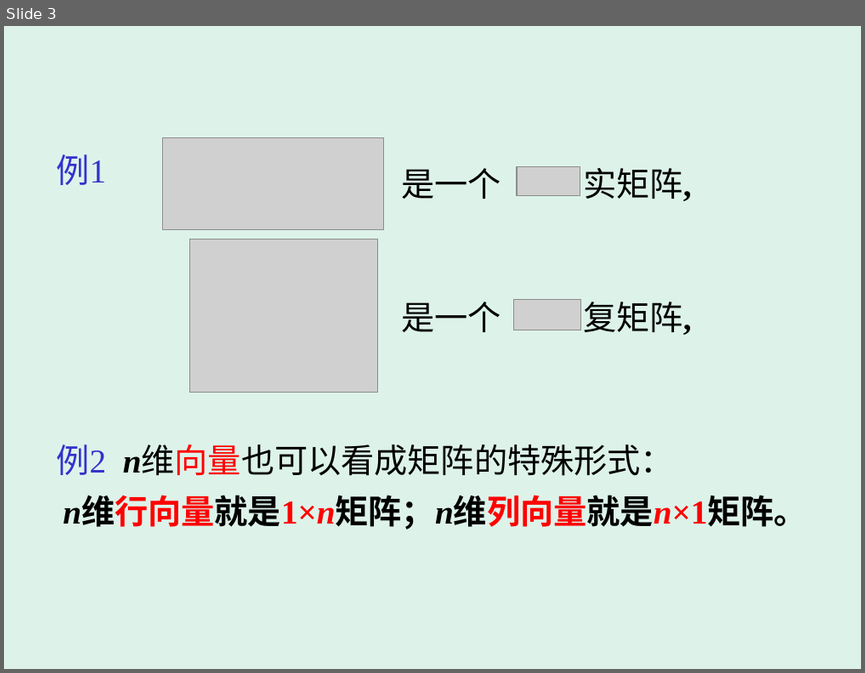
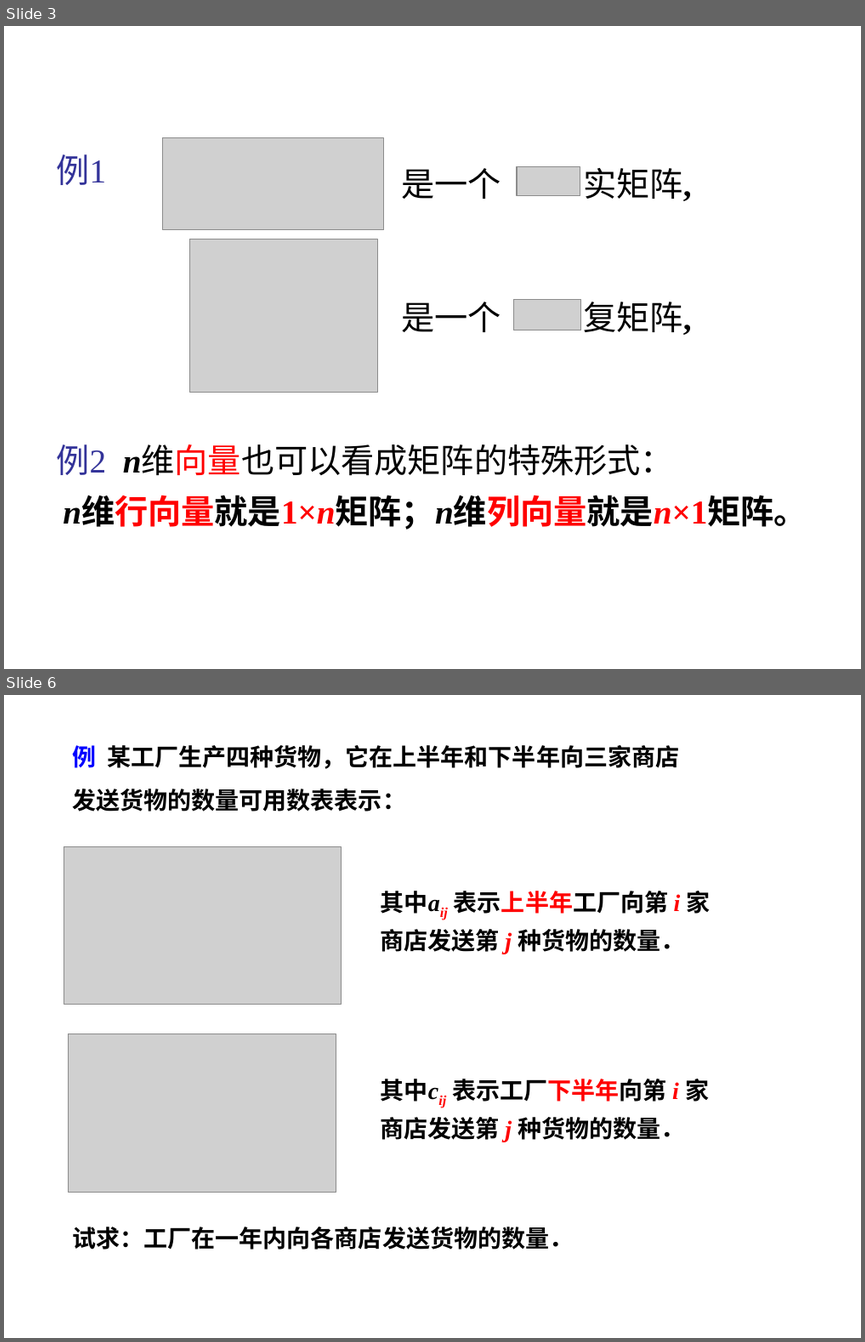
Before and after one commit to zhangbiaomath/zhangbiaomath.github.io, a slide deck: teaching/gaodai/ch4/高等代数第四章-矩阵.ppt. Shown one above the other, each under a label of ours: slide 3 before the commit, slides 3 and 6 after it; the slides between them are not shown. The pictures are 865x673 and 865x1342 pixels, drawn with LibreOffice and Linux fonts; fonts in the diff are those of the drawing; grey boxes stand for pictures. Boxes give left, top, right and bottom in pixels: in the first picture for what was removed or moved away, otherwise in the second. Text is boxed around its words. In the diff, an @@ line names an element or a change of style, - is before the commit and + after.

```diff
--- a/teaching/gaodai/ch4/高等代数第四章-矩阵.ppt
+++ b/teaching/gaodai/ch4/高等代数第四章-矩阵.ppt
@@ slide 6 added at [4,695,861,1338], background #FFFFFF @@
@@ text added at [72,745,679,811], 20 pt, text #000000, bold @@
+例 某工厂生产四种货物，它在上半年和下半年向三家商店
+发送货物的数量可用数表表示：
@@ picture added at [64,846,341,1004] @@
@@ text added at [381,891,710,954], 20 pt, text #000000, bold @@
+其中aij 表示上半年工厂向第 i 家
+商店发送第 j 种货物的数量．
@@ picture added at [69,1034,336,1192] @@
@@ text added at [381,1078,709,1141], 20 pt, text #000000, bold @@
+其中cij 表示工厂下半年向第 i 家
+商店发送第 j 种货物的数量．
@@ text added at [72,1226,573,1249], 20 pt, text #000000, bold @@
+试求：工厂在一年内向各商店发送货物的数量．
@@ slide 3 changed as well @@
@@ background #DDF3EA to #FFFFFF @@
@@ text "例1" at [57,154,107,185]: text colour #3333CC to #333399 @@
@@ text "例2 n维向量也可以看成矩阵的特殊形式：" at [57,444,674,476]: text colour #3333CC to #333399 in "例2" @@
```
Also in this commit, not shown: 73 other slides changed, 8 other slides added, 2 slides removed, 1 other file.
